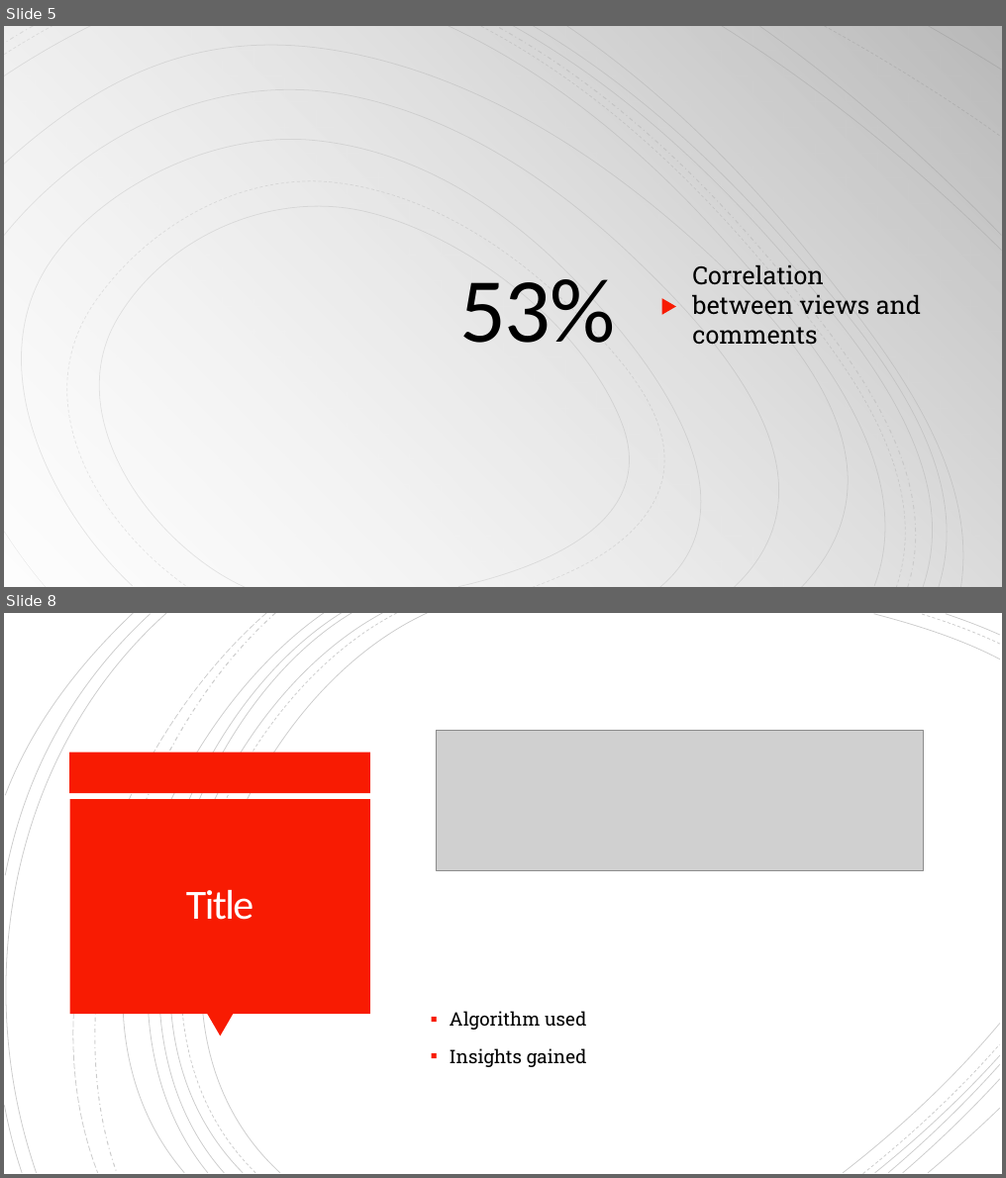
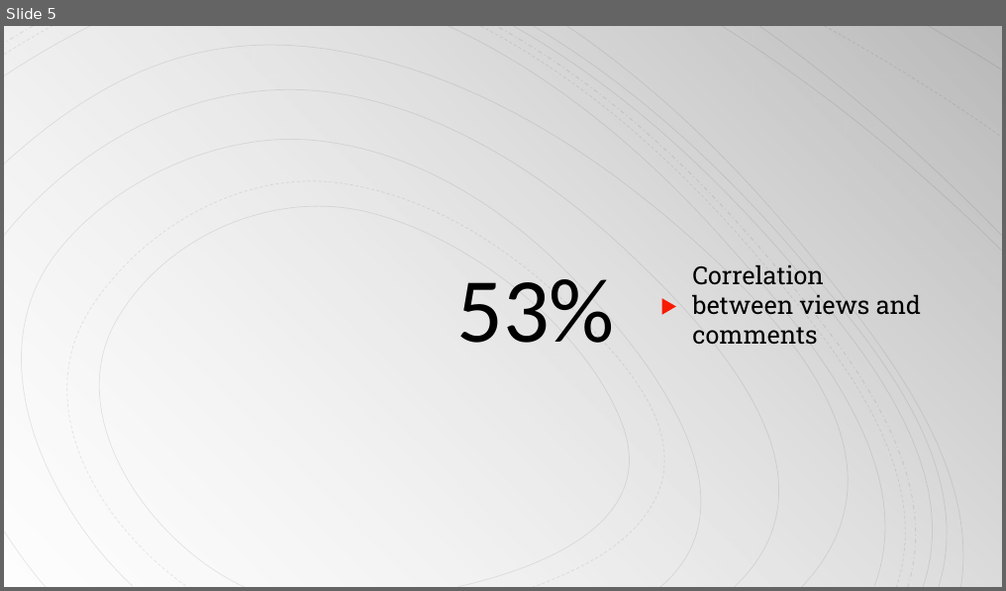
Before and after one commit to reeves17/3360project, a slide deck: Final Presentation.pptx. Shown one above the other, each under a label of ours: slides 5 and 8 before the commit, slide 5 after it; the slides between them are not shown. The pictures are 1006x1178 and 1006x591 pixels, drawn with LibreOffice and Linux fonts; fonts in the diff are those of the drawing; grey boxes stand for pictures. Boxes give left, top, right and bottom in pixels: in the first picture for what was removed or moved away, otherwise in the second. Text is boxed around its words. In the diff, an @@ line names an element or a change of style, - is before the commit and + after.

```diff
--- a/Final Presentation.pptx
+++ b/Final Presentation.pptx
@@ slide 8 removed at (4,613,1002,1174), background #FFFFFF; not listed: 16 template elements that a slide beside it also shows @@
@@ rectangle removed at (4,613,1002,1174) @@
@@ group removed at (4,613,1000,1174): 21 freeform shapes @@
@@ rectangle removed at (423,679,936,923) @@
@@ picture removed at (436,731,924,870) @@
@@ rectangle removed at (70,753,371,793) @@
@@ rectangle removed at (70,799,370,1014) @@
@@ title removed at (186,890,253,920) @@
-Title
@@ triangle removed at (207,1014,233,1037) @@
@@ text removed at (450,1011,587,1067) @@
-▪ Algorithm used
-▪ Insights gained
@@ freeform shape removed at (903,1079,1000,1173) @@
@@ freeform shape removed at (928,1109,1000,1173) @@
@@ slide 5 changed as well @@
@@ title "53%" at (456,279,614,343): letter spacing -1.5 to 0 pt @@
```
Also in this commit, not shown: 5 other slides changed, 14 slides added, 1 other slide removed.
